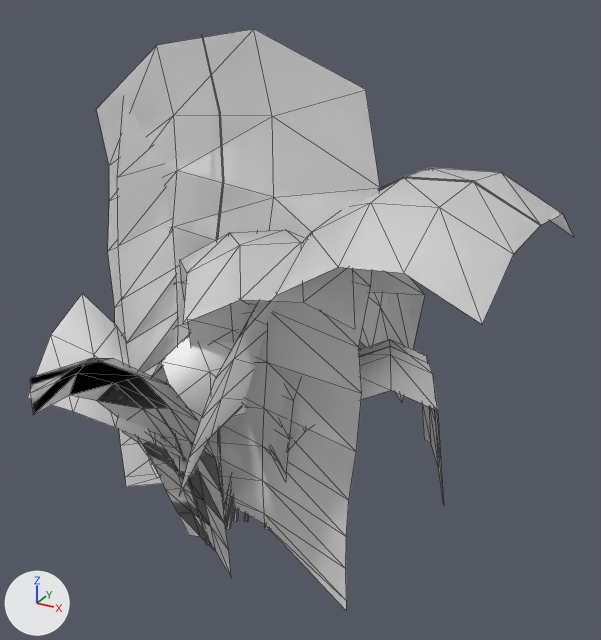
One commit to the FBX model Assets/Assets_Review/Taco_Party/Palm/ParlorPalm/Meshes/MSH_ParlorPalm_B.fbx: the scene before it, then after it.
The view is the same before and after, from a camera (50 mm lens) standing at (0.534, -0.757, 0.698) and looking at (0.097, 0.037, 0.301). Lighting does not change. The marker at lower left points along +X, +Y and +Z. Mesh edges are drawn as thin lines. Where no turn or scale is listed for an object, it has been applied to the vertices. Vertices at the same position are counted once.

Names of what the first picture shows: 'MSH_ParlorPalm_B_LOD0_GEO', 'MSH_ParlorPalm_B_LOD1_GEO', 'MSH_ParlorPalm_B_LOD2_GEO'.
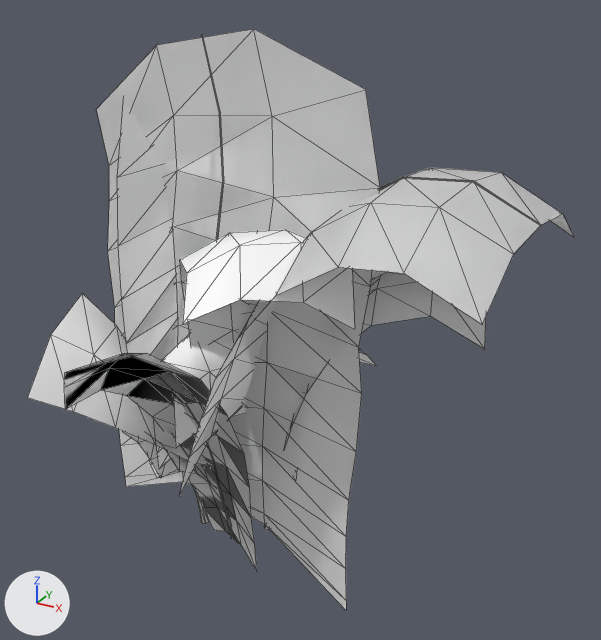
What changed in the scene script:
```text
Change me_mesh_003:
    where me_mesh_003.from_pydata(...)  # 257 vertices, 408 faces; spans x -0.205..0.379, y -0.257..0.142, z -0.037..0.63
    used by ob_msh_parlorpalm_b_lod2_geo; location = (0.0, 0.0, 0.0)
    me_mesh_003 part 5: the loose piece of 36 vertices spanning x -0.097..0.059, y -0.257..-0.026, z -0.02..0.326 is deleted
Change me_mesh_002:
    where me_mesh_002.from_pydata(...)  # 556 vertices, 880 faces; spans x -0.205..0.379, y -0.257..0.29, z -0.037..0.63
    used by ob_msh_parlorpalm_b_lod1_geo; location = (0.0, 0.0, 0.0)
    me_mesh_002 part 1: the loose piece of 36 vertices spanning x -0.097..0.059, y -0.257..-0.026, z -0.02..0.326 is moved by (0.022, 0.026, 0.0)
Change me_mesh_001:
    used by ob_msh_parlorpalm_b_lod0_geo; location = (0.0, 0.0, 0.0)
    remove me_mesh_001.from_pydata(...)  # 1002 vertices, 1616 faces; spans x -0.205..0.379, y -0.257..0.29, z -0.037..0.63
    add me_mesh_001.from_pydata(...)  # 1002 vertices, 1616 faces; spans x -0.205..0.379, y -0.231..0.316, z -0.037..0.63
    me_mesh_001 part 2: the loose piece of 37 vertices spanning x -0.029..0.012, y -0.132..-0.047, z -0.001..0.268 is moved by (0.022, 0.026, 0.0)
    me_mesh_001 part 3: the loose piece of 36 vertices spanning x -0.097..0.059, y -0.257..-0.026, z -0.02..0.326 is moved by (0.022, 0.026, 0.0)
    me_mesh_001 part 4: 159 of 1002 vertices moved; they spanned x -0.072..0.29, y -0.041..0.23, z 0.041..0.383 and now span x -0.065..0.324, y -0.043..0.316, z 0.041..0.425; mean shift (0.003, 0.008, 0.037); largest move (0.217, 0.164, 0.103) -> (0.278, 0.166, 0.321)
```

Location of each change, (x1, y1, x2, y2) in pixels of the pictures (601 x 640 px; the box of a moved part takes in the faces that stretch with it):
'MSH_ParlorPalm_B_LOD1_GEO', reshaped: before (35, 358, 221, 536); after (71, 353, 252, 528)
'MSH_ParlorPalm_B_LOD2_GEO', reshaped (not visible afterwards): before (36, 377, 222, 515)
part 2 of me_mesh_001, moved or reshaped: before (174, 436, 209, 546); after (211, 455, 234, 540)
part 3 of me_mesh_001, moved or reshaped: before (30, 358, 231, 577); after (64, 353, 257, 571)
part 4 of me_mesh_001, moved or reshaped: before (234, 270, 443, 521); after (284, 270, 486, 481)
